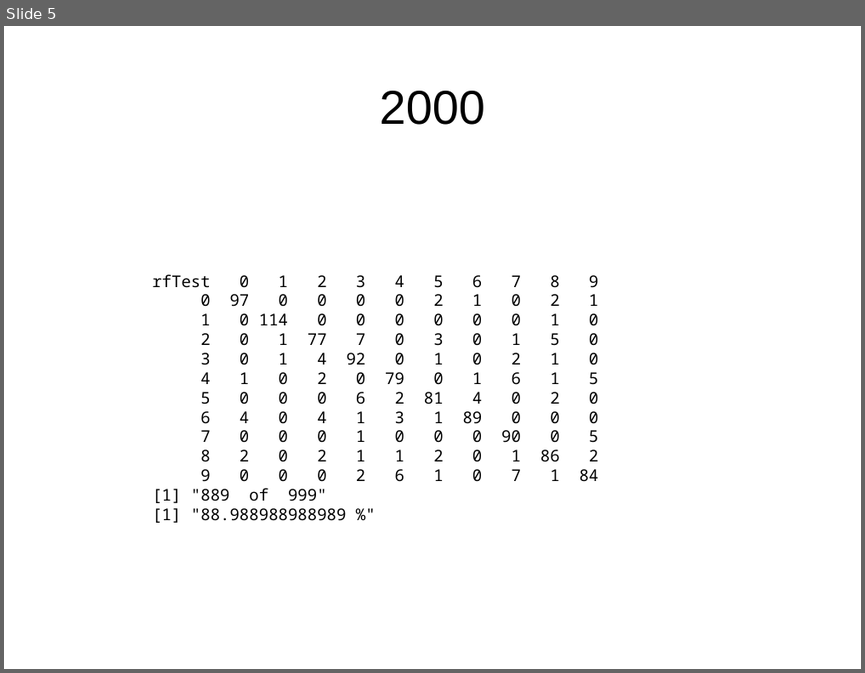
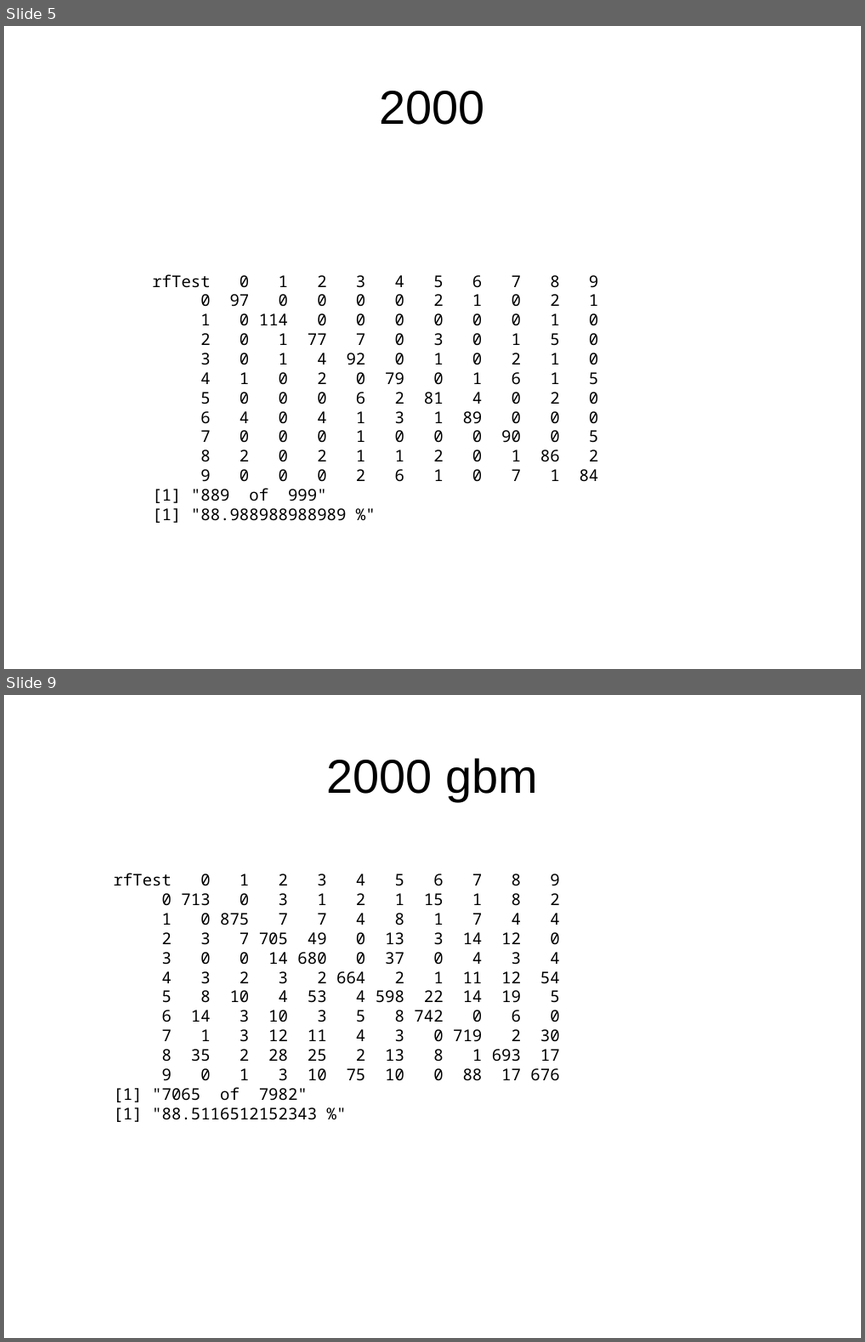
Before and after one commit to CaptainMosey/KdigitRecognizer, a slide deck: digit scores.odp. Shown one above the other, each under a label of ours: slide 5 before the commit, slides 5 and 9 after it; the slides between them are not shown. The pictures are 865x673 and 865x1342 pixels, drawn with LibreOffice and Linux fonts; fonts in the diff are those of the drawing. Boxes give left, top, right and bottom in pixels: in the first picture for what was removed or moved away, otherwise in the second. Text is boxed around its words. In the diff, an @@ line names an element or a change of style, - is before the commit and + after.

```diff
--- a/digit scores.odp
+++ b/digit scores.odp
@@ slide 9 added at (x1=4, y1=695, x2=861, y2=1338), background #FFFFFF @@
@@ title added at (x1=327, y1=758, x2=538, y2=801), 44 pt, text #000000 @@
+2000 gbm
@@ text added at (x1=114, y1=873, x2=560, y2=1122), 15 pt, text #000000 @@
+rfTest 0 1 2 3 4 5 6 7 8 9
+0 713 0 3 1 2 1 15 1 8 2
+1 0 875 7 7 4 8 1 7 4 4
+2 3 7 705 49 0 13 3 14 12 0
+3 0 0 14 680 0 37 0 4 3 4
+4 3 2 3 2 664 2 1 11 12 54
+5 8 10 4 53 4 598 22 14 19 5
+6 14 3 10 3 5 8 742 0 6 0
+7 1 3 12 11 4 3 0 719 2 30
+8 35 2 28 25 2 13 8 1 693 17
+9 0 1 3 10 75 10 0 88 17 676
+[1] "7065 of 7982"
+[1] "88.5116512152343 %"
```
Also in this commit, not shown: 3 other slides added, 9 other files.
